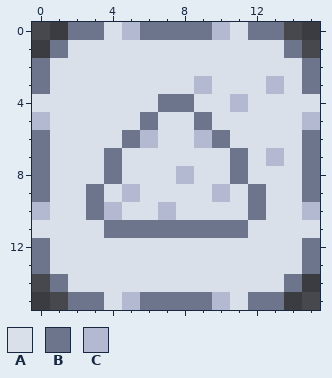
File history of a pixel-art file, images/forms/powder.aseprite. The picture above was drawn from the file before the commit.
16x16 pixels, 1 frame.
Palette (. is transparent): A #dae0ea  B #6d758d  C #b3b9d1
After the commit:
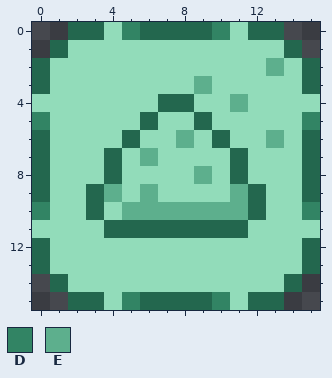
Colours new in this view: D #328464  E #5daf8d
The exact change:
colour A: #dae0ea -> #92dcba
colour B: #6d758d -> #23674e
Changed rows in their new state; - is a pixel that keeps its letter.
Layers "Layer 1", "outline":
first column x 0:
 0 -----D----D-----
 2 -------------E--
 3 ---------E---A--
 4 -----------E----
 5 D--------------D
 6 ------A-EA---E--
 7 ------E------A--
 8 --------AE------
 9 ----EAE---AE----
10 D---AEEEEEEE---D
first column x 5:
15 D----D
Boxes around the changes in both pictures, in picture pixels (x1, y1, x2, y2):
changed: (32, 22, 320, 310)
